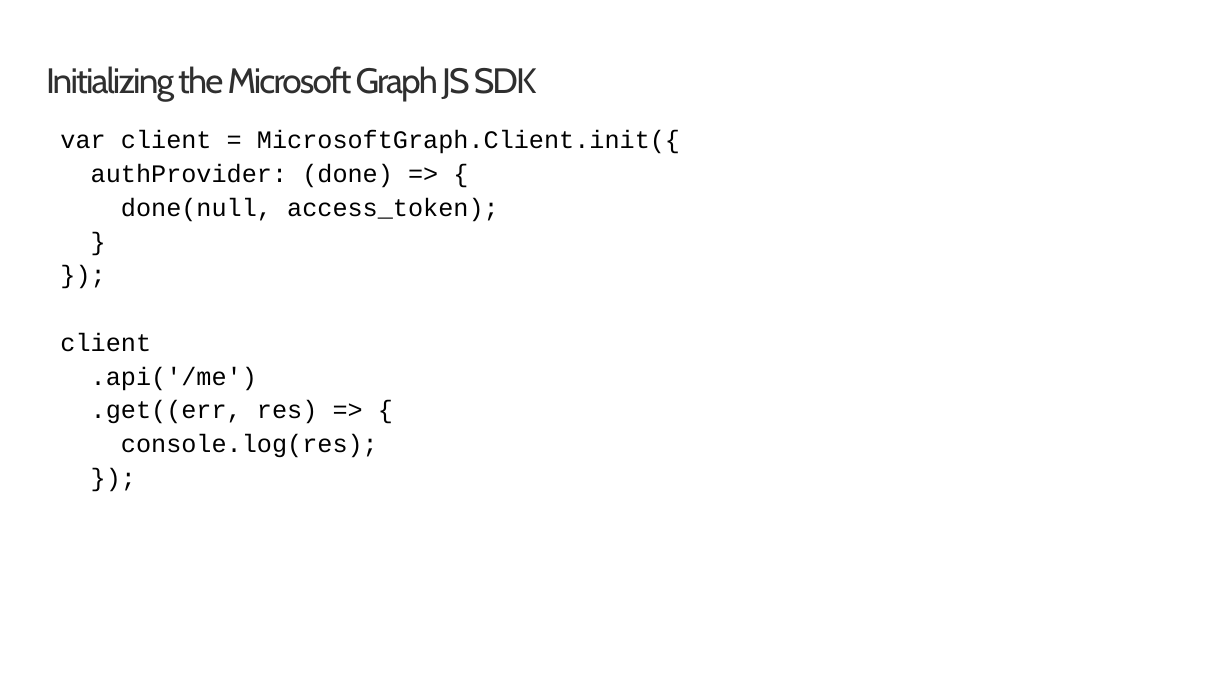
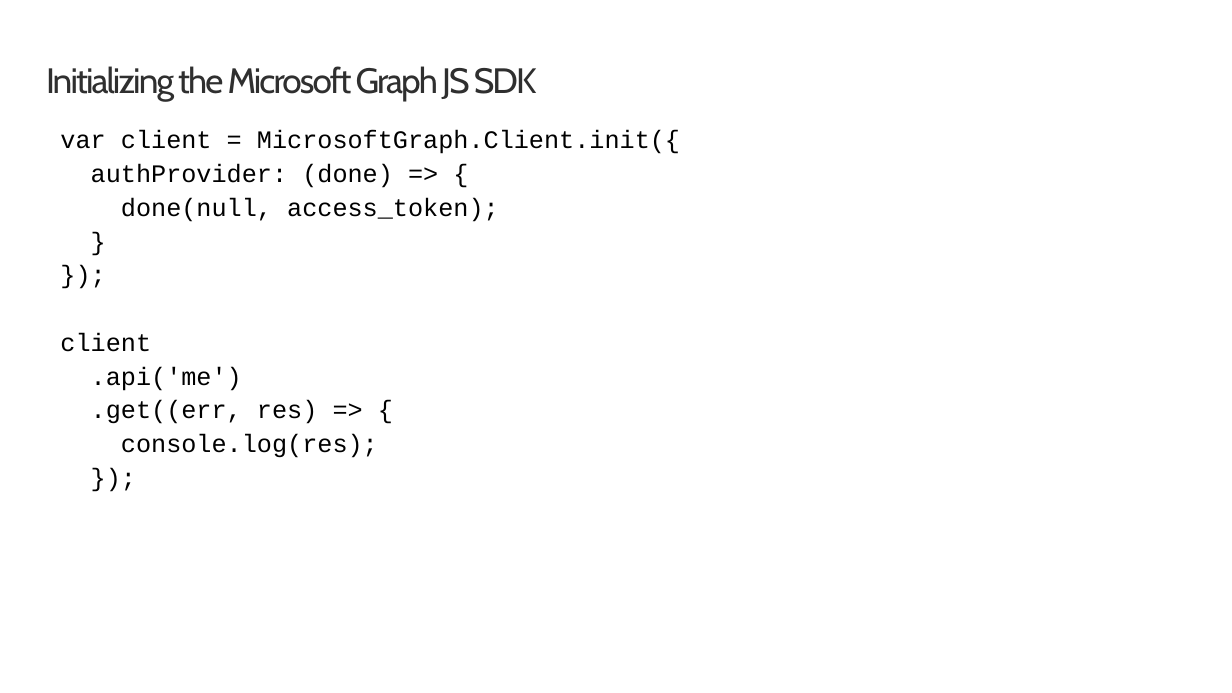
Before and after one commit to SharePoint/sp-dev-training-spfx-graph-3rdpartyapis, a slide deck: slide 7 of 03 msgraphpclient.pptx. Drawn at 1232x693 pixels with LibreOffice and Linux fonts; fonts in the diff are those of the drawing; background and template pictures are left out. Boxes give left, top, right and bottom in pixels: in the first picture for what was removed or moved away, otherwise in the second. Text is boxed around its words. In the diff, an @@ line names an element or a change of style, - is before the commit and + after.

```diff
--- a/03 msgraphpclient.pptx
+++ b/03 msgraphpclient.pptx
@@ text at [91,366,242,391]: text changed @@
-.api('/me')
+.api('me')
```
Also in this commit, not shown: 44 other files.
